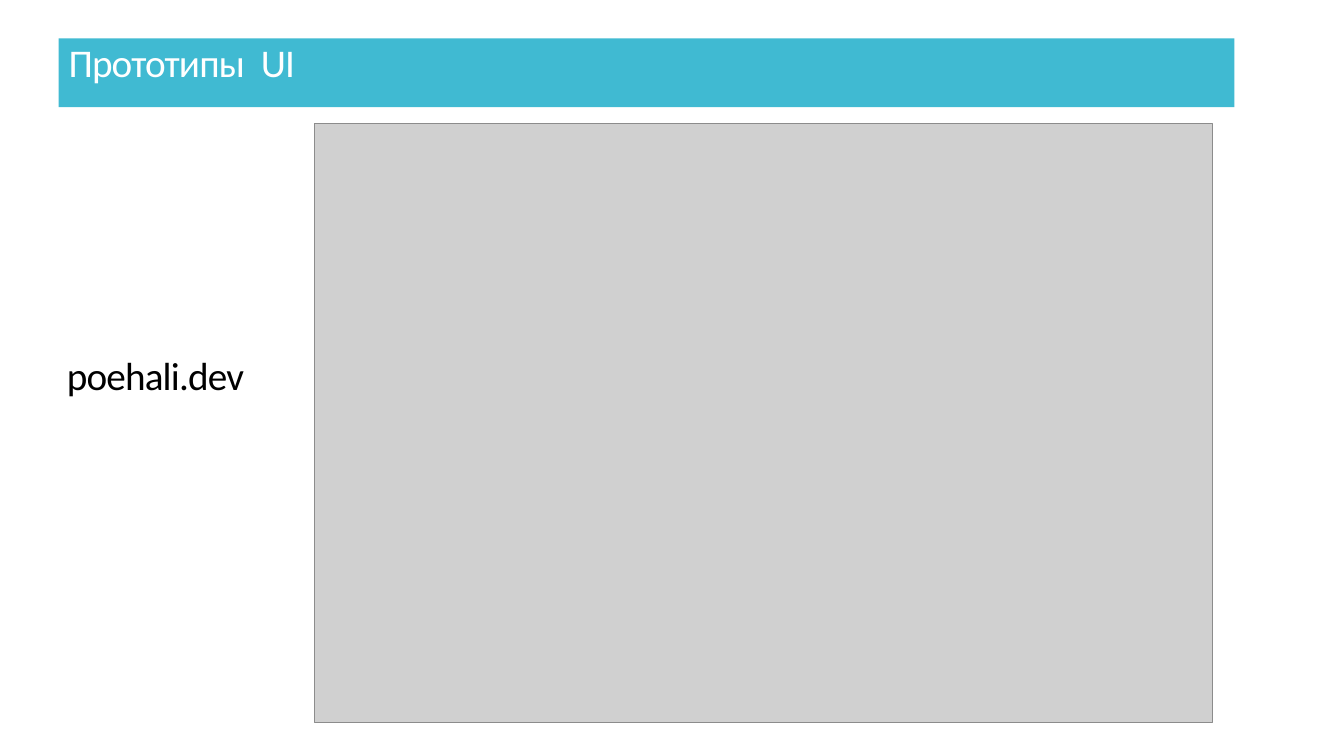
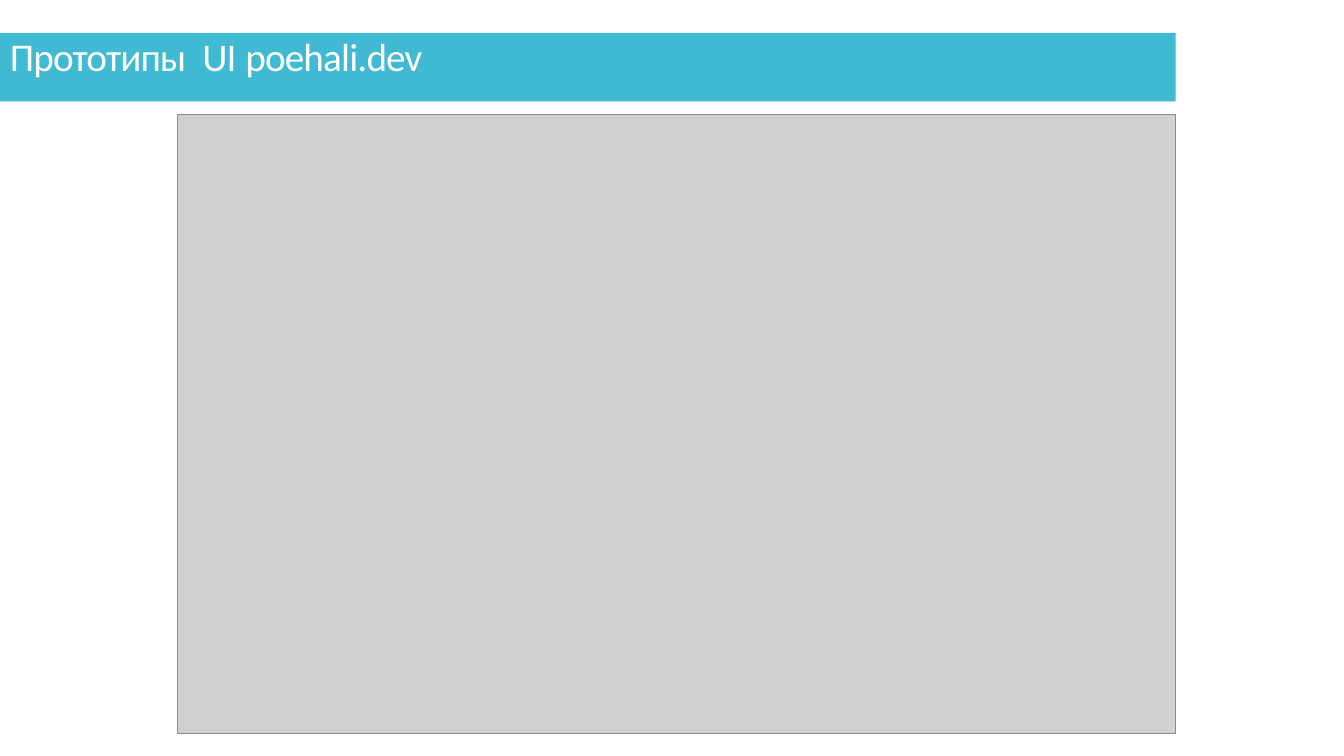
Before and after one commit to IlyyaNeustroev/airQuality, a slide deck: slide 12 of Презентация/АэроМонитор.pptx. Drawn at 1344x756 pixels with LibreOffice and Linux fonts; fonts in the diff are those of the drawing; grey boxes stand for pictures. Boxes give left, top, right and bottom in pixels: in the first picture for what was removed or moved away, otherwise in the second. Text is boxed around its words. In the diff, an @@ line names an element or a change of style, - is before the commit and + after.

```diff
--- a/Презентация/АэроМонитор.pptx
+++ b/Презентация/АэроМонитор.pptx
@@ rectangle "Прототипы UI poehali.dev": place and size @@
-rectangle "Прототипы UI poehali.dev" at <box>58,38,1234,107</box>
+rectangle "Прототипы UI poehali.dev" at <box>0,33,1176,102</box>
@@ text in rectangle at <box>10,43,422,78</box>: text changed @@
-Прототипы UI
+Прототипы UI poehali.dev
@@ picture: place and size @@
-picture at <box>315,124,1213,722</box>
+picture at <box>177,115,1177,733</box>
@@ title removed at <box>10,362,244,397</box> @@
-===poehali.dev
```
Also in this commit, not shown: 6 slides added.
